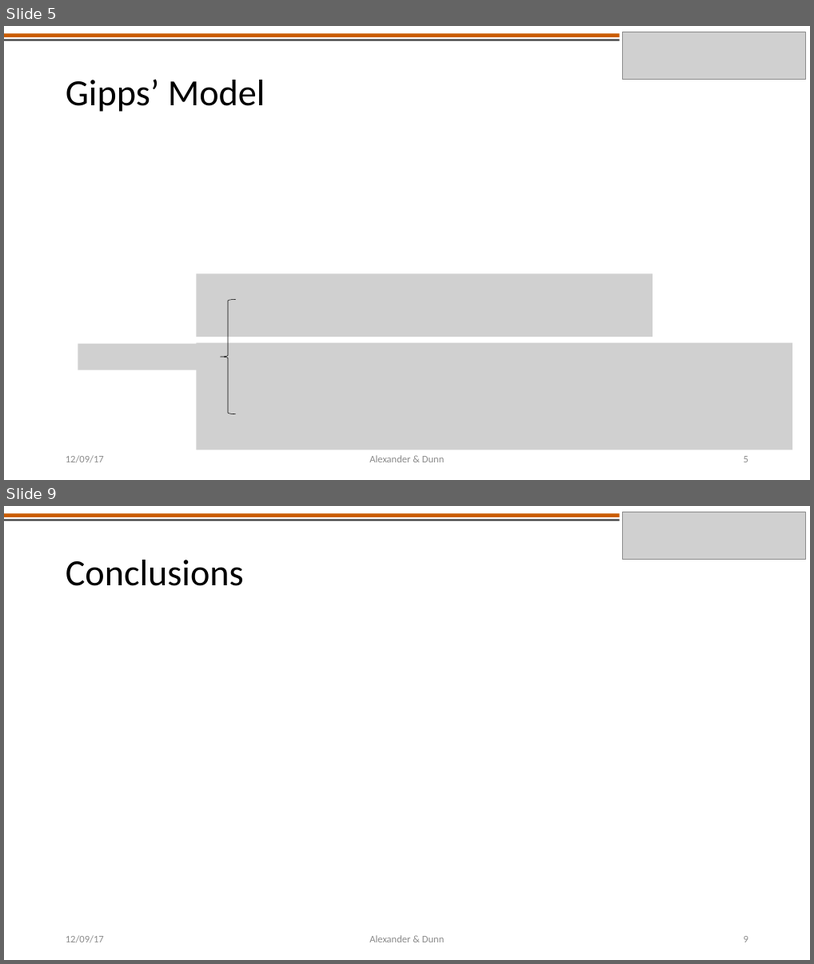
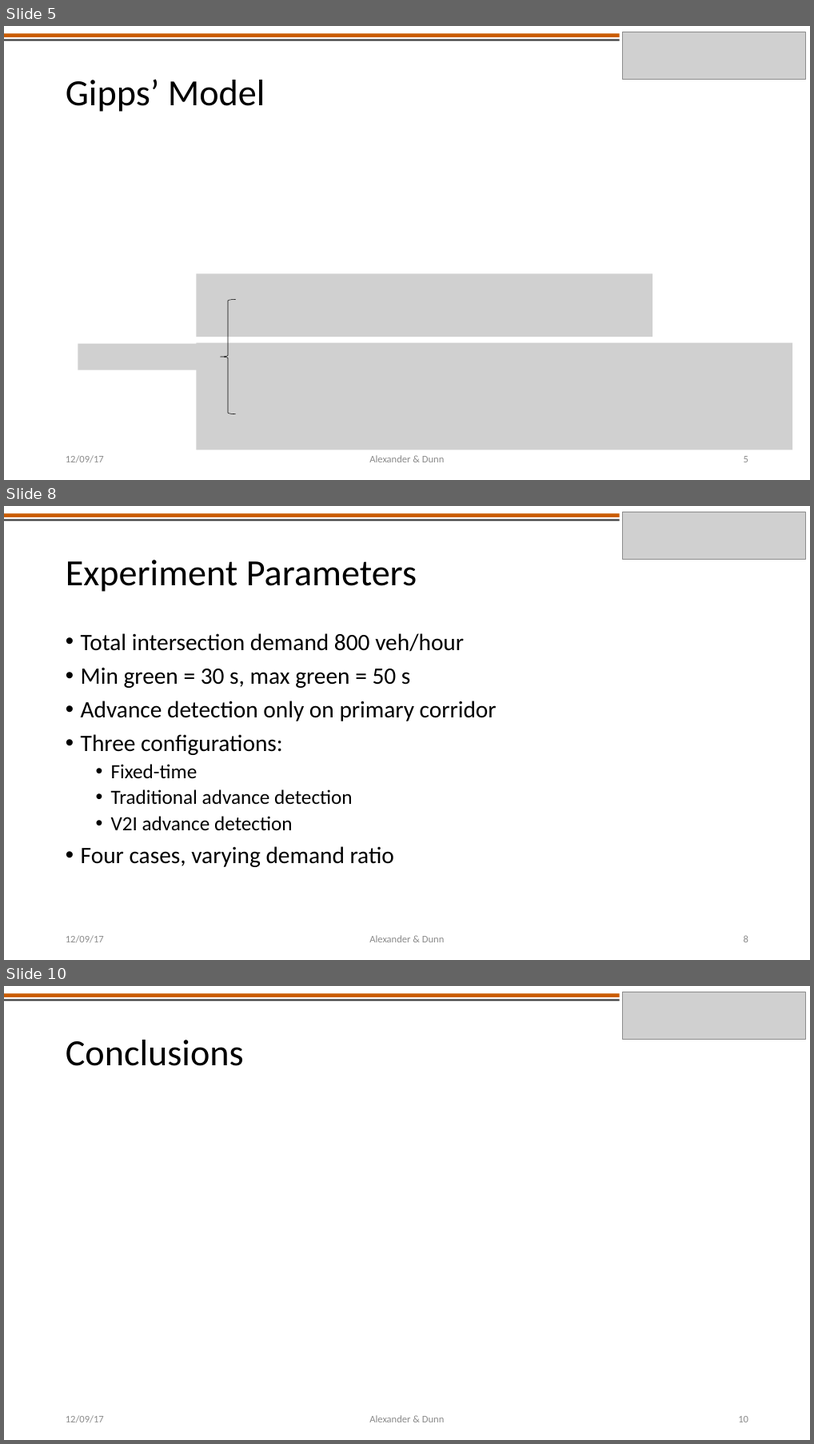
Before and after one commit to americalexander/mrFinishLine, a slide deck: CE391F_project_presentation_alexander_dunn.pptx. Shown one above the other, each under a label of ours: slides 5 and 9 before the commit, slides 5, 8 and 10 after it; the slides between them are not shown. The pictures are 814x964 and 814x1444 pixels, drawn with LibreOffice and Linux fonts; fonts in the diff are those of the drawing; grey boxes stand for pictures. Boxes give left, top, right and bottom in pixels: in the first picture for what was removed or moved away, otherwise in the second. Text is boxed around its words. In the diff, an @@ line names an element or a change of style, - is before the commit and + after.

```diff
--- a/CE391F_project_presentation_alexander_dunn.pptx
+++ b/CE391F_project_presentation_alexander_dunn.pptx
@@ slide 8 added at [4, 506, 810, 960], background #FFFFFF @@
@@ rectangle added at [4, 513, 620, 517], fill #CA5C00 @@
@@ rectangle added at [4, 520, 620, 521], fill #404040 @@
@@ picture added at [623, 512, 806, 559] @@
@@ title added at [66, 560, 417, 592], 44 pt, text #000000 @@
+Experiment Parameters
@@ text added at [81, 633, 497, 867], 28 pt, text #000000 @@
+• Total intersection demand 800 veh/hour
+• Min green = 30 s, max green = 50 s
+• Advance detection only on primary corridor
+• Three configurations:
+  • Fixed-time
+  • Traditional advance detection
+  • V2I advance detection
+• Four cases, varying demand ratio
@@ text added at [66, 935, 104, 943], 12 pt, text #8C8C8C @@
+12/09/17
@@ text added at [370, 935, 445, 942], 12 pt, text #8C8C8C @@
+Alexander & Dunn
@@ page number added at [744, 935, 749, 942], 12 pt, text #8C8C8C @@
+8
@@ what was slide 9 is now slide 10 @@
@@ page number at [738, 1416, 749, 1422]: text changed @@
-9
+10
```
Also in this commit, not shown: 5 slides changed, 6 other files.
